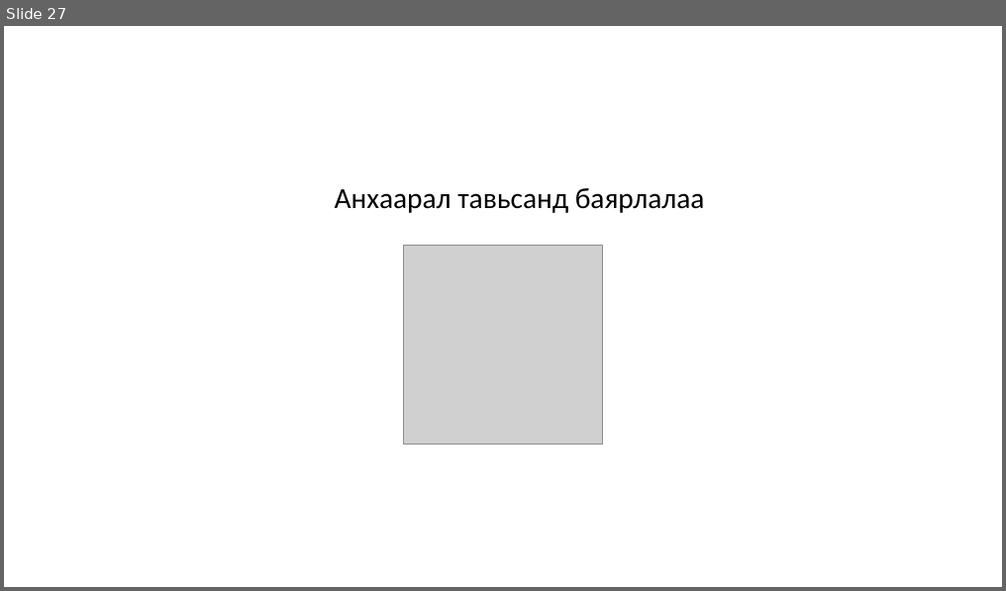
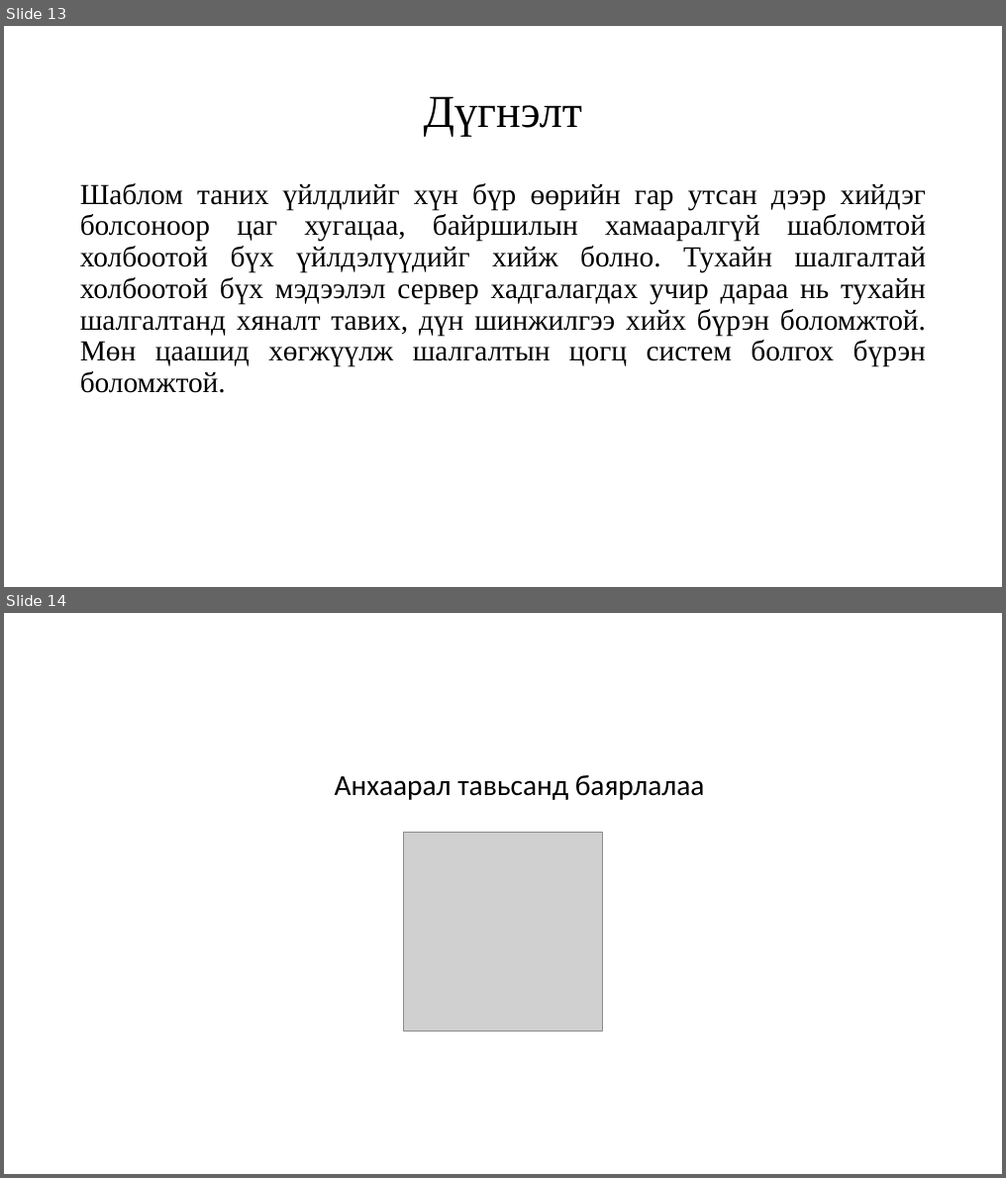
Before and after one commit to Munkhtuvshin/lat, a slide deck: diplom.odp. Shown one above the other, each under a label of ours: slide 27 before the commit, slides 13 and 14 after it. The pictures are 1006x591 and 1006x1178 pixels, drawn with LibreOffice and Linux fonts; fonts in the diff are those of the drawing; grey boxes stand for pictures. Boxes give left, top, right and bottom in pixels: in the first picture for what was removed or moved away, otherwise in the second. Text is boxed around its words. In the diff, an @@ line names an element or a change of style, - is before the commit and + after.

```diff
--- a/diplom.odp
+++ b/diplom.odp
@@ slide 13 added at (4,26,1002,587), background #FFFFFF @@
@@ text added at (424,96,583,136), 44 pt, text #000000 @@
+Дүгнэлт
@@ text added at (80,183,926,393), 28 pt, text #000000 @@
+Шаблом таних үйлдлийг хүн бүр өөрийн гар утсан дээр хийдэг болсоноор цаг хугацаа, байршилын хамааралгүй шабломтой холбоотой бүх үйлдэлүүдийг хийж болно. Тухайн шалгалтай холбоотой бүх мэдээлэл сервер хадгалагдах учир дараа нь тухайн шалгалтанд хяналт тавих, дүн шинжилгээ хийх бүрэн боломжтой. Мөн цаашид хөгжүүлж шалгалтын цогц систем болгох бүрэн боломжтой.
@@ what was slide 27 is now slide 14 @@
```
Also in this commit, not shown: 3 slides changed, 9 other slides added, 23 slides removed, 11 other files.
